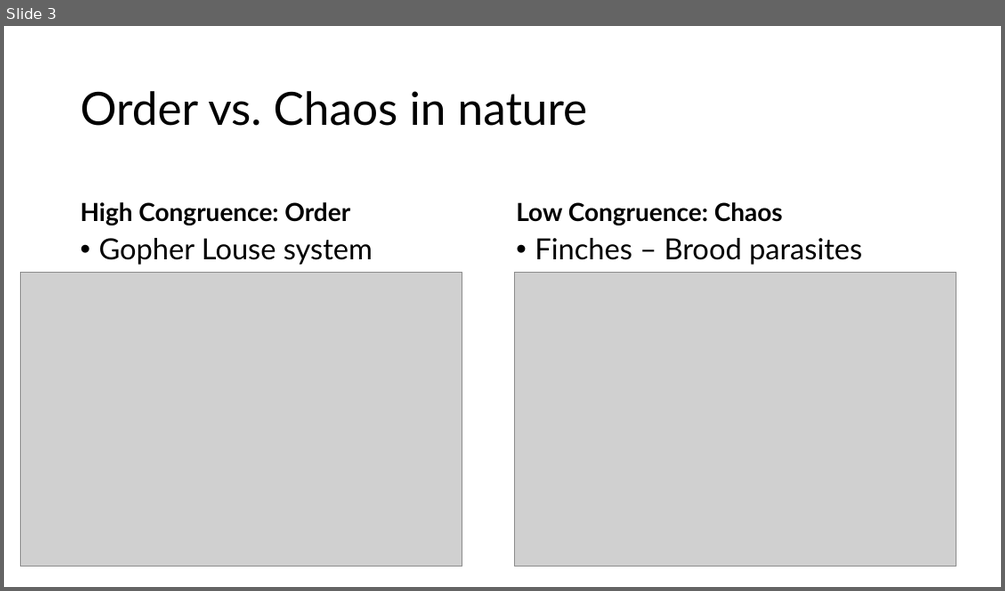
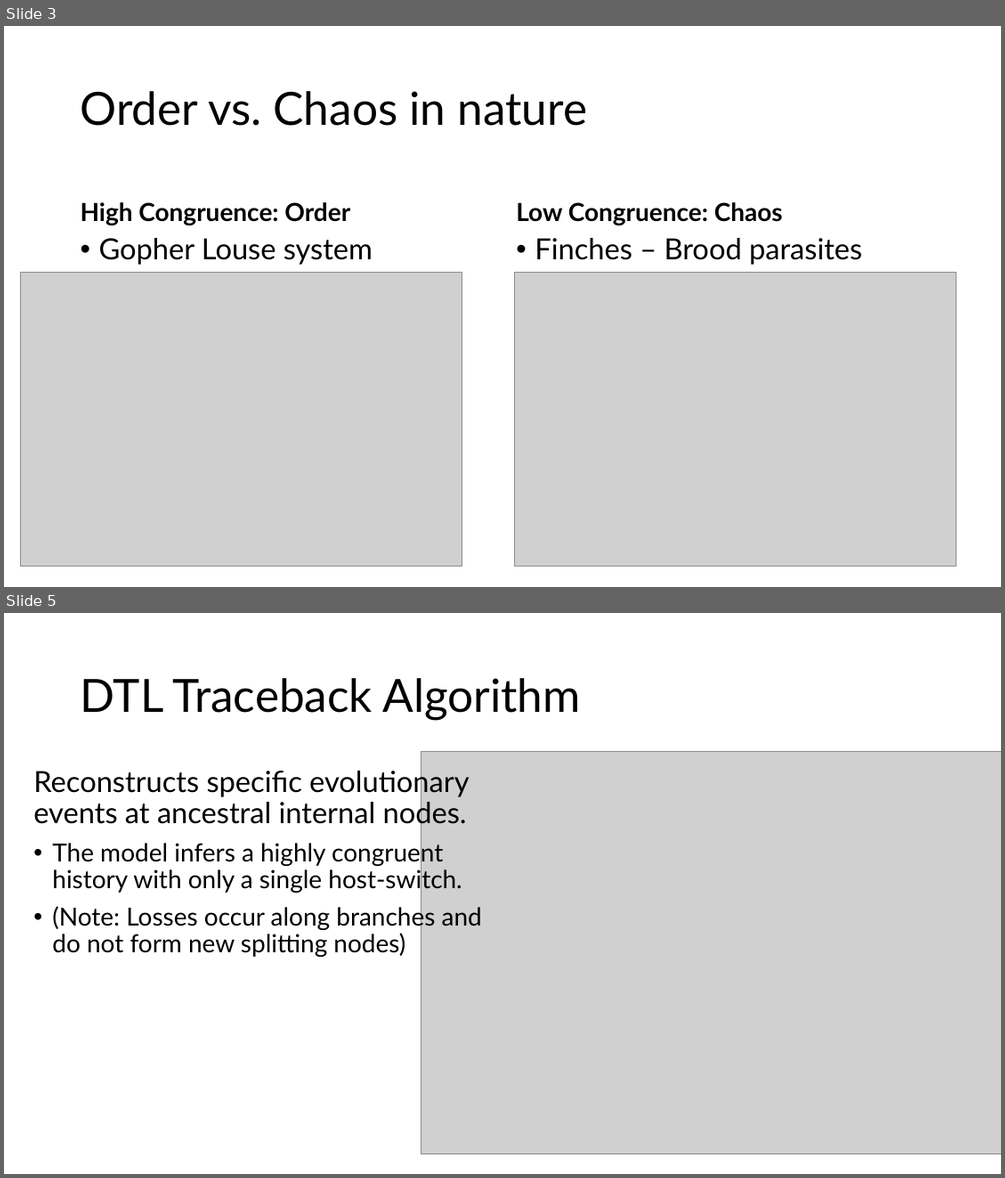
Before and after one commit to hadarshrot/cophylogenetic-reconciliation, a slide deck: Cophylogenetic Reconciliation Presentation.pptx. Shown one above the other, each under a label of ours: slide 3 before the commit, slides 3 and 5 after it; the slides between them are not shown. The pictures are 1005x591 and 1005x1178 pixels, drawn with LibreOffice and Linux fonts; fonts in the diff are those of the drawing; grey boxes stand for pictures. Boxes give left, top, right and bottom in pixels: in the first picture for what was removed or moved away, otherwise in the second. Text is boxed around its words. In the diff, an @@ line names an element or a change of style, - is before the commit and + after.

```diff
--- a/Cophylogenetic Reconciliation Presentation.pptx
+++ b/Cophylogenetic Reconciliation Presentation.pptx
@@ slide 5 added at (x1=4, y1=613, x2=1001, y2=1174), background #FFFFFF @@
@@ title added at (x1=80, y1=678, x2=580, y2=720), 44 pt, text #000000 @@
+DTL Traceback Algorithm
@@ text added at (x1=33, y1=766, x2=482, y2=957), 24 pt, text #000000 @@
+Reconstructs specific evolutionary events at ancestral internal nodes.
+• The model infers a highly congruent history with only a single host-switch.
+• (Note: Losses occur along branches and do not form new splitting nodes)
@@ picture added at (x1=421, y1=751, x2=1001, y2=1153) @@
```
Also in this commit, not shown: 2 slides changed.
